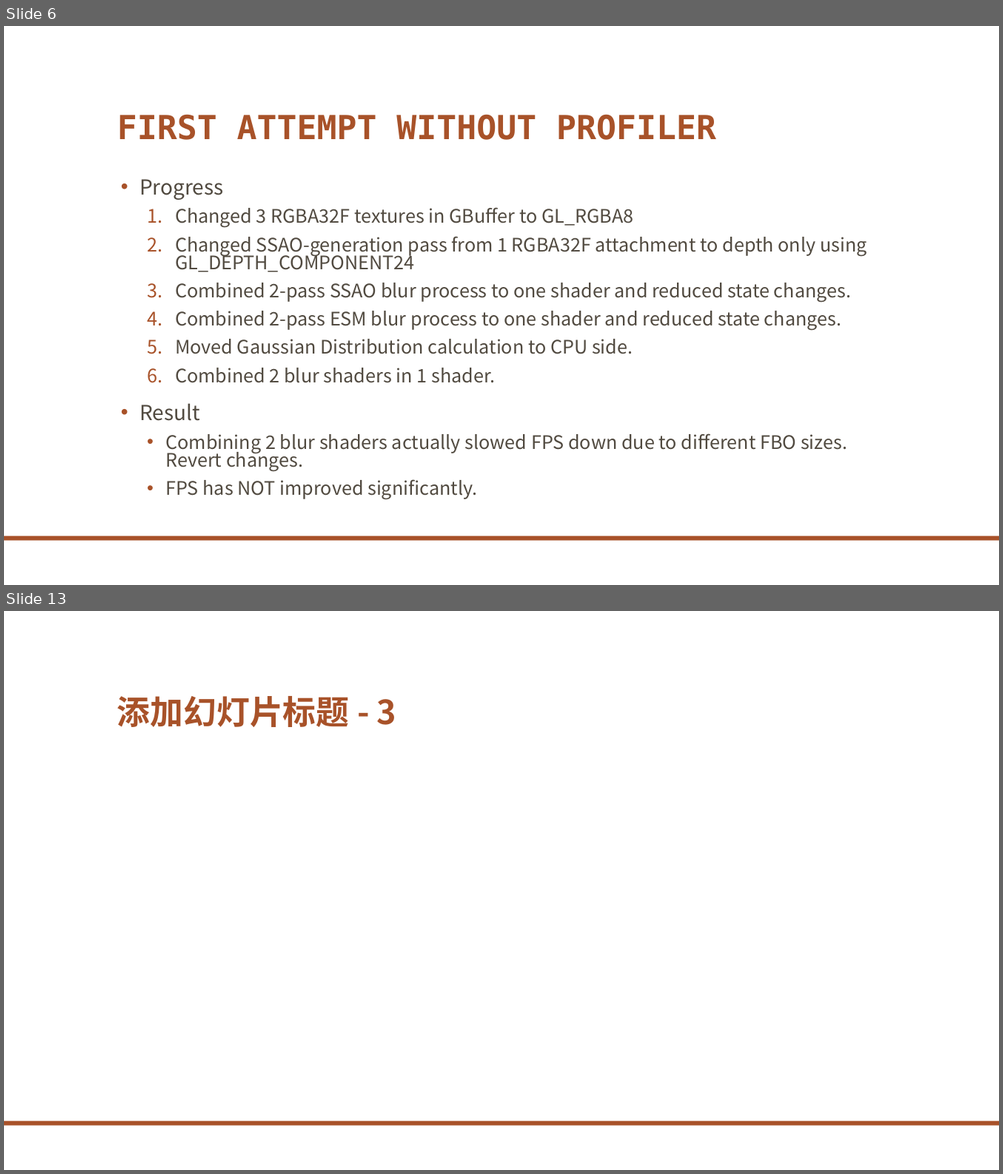
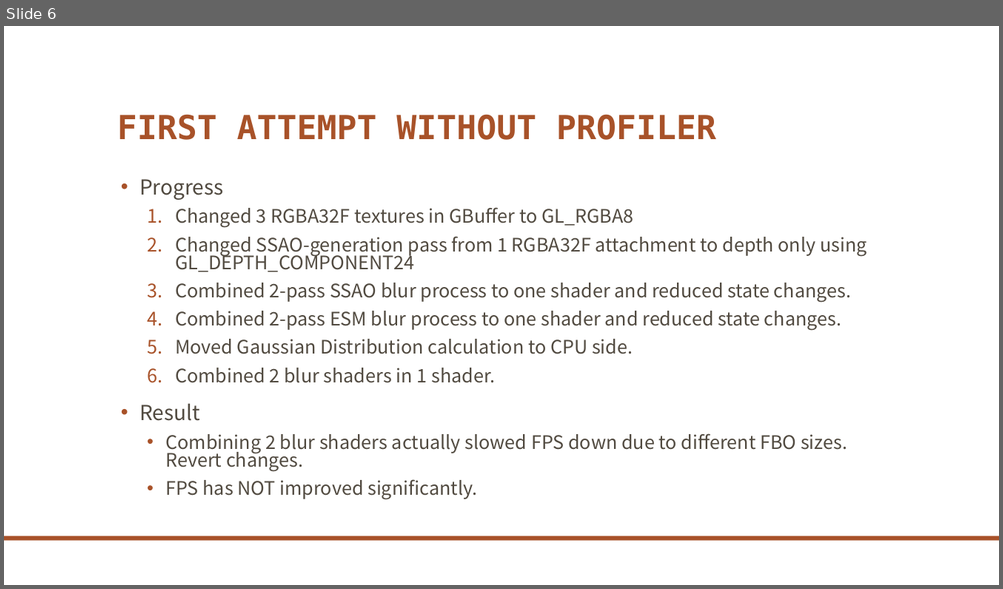
Before and after one commit to levey-lee/GraphicsEngine, a slide deck: DiamondGraphicsEngine/OptimizationReport.pptx. Shown one above the other, each under a label of ours: slides 6 and 13 before the commit, slide 6 after it; the slides between them are not shown. The pictures are 1003x1174 and 1003x589 pixels, drawn with LibreOffice and Linux fonts; fonts in the diff are those of the drawing; background and template pictures are left out. Boxes give left, top, right and bottom in pixels: in the first picture for what was removed or moved away, otherwise in the second. Text is boxed around its words. In the diff, an @@ line names an element or a change of style, - is before the commit and + after.

```diff
--- a/DiamondGraphicsEngine/OptimizationReport.pptx
+++ b/DiamondGraphicsEngine/OptimizationReport.pptx
@@ slide 13 removed at box(4, 611, 999, 1170), background picture (left out); not listed: 1 template element that a slide beside it also shows @@
@@ title removed at box(117, 696, 396, 727) @@
-添加幻灯片标题 - 3
```
Also in this commit, not shown: 1 slide changed, 8 other slides removed, 2 other files.
